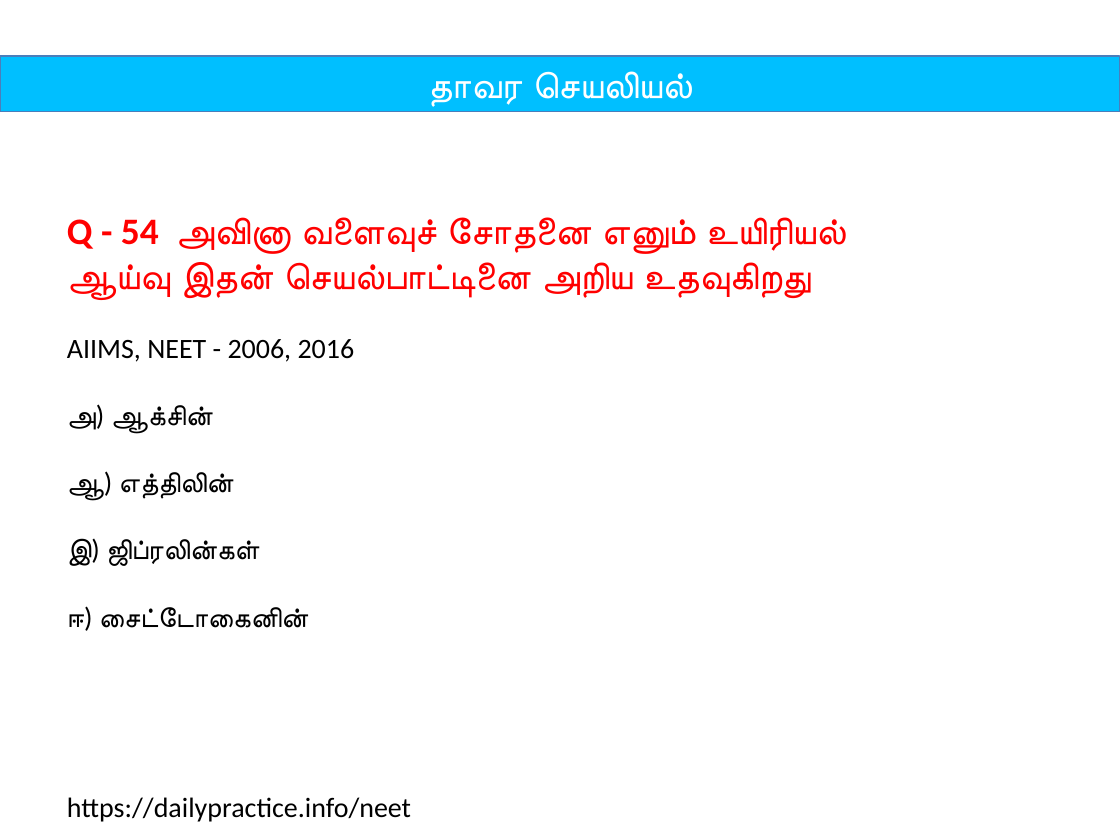
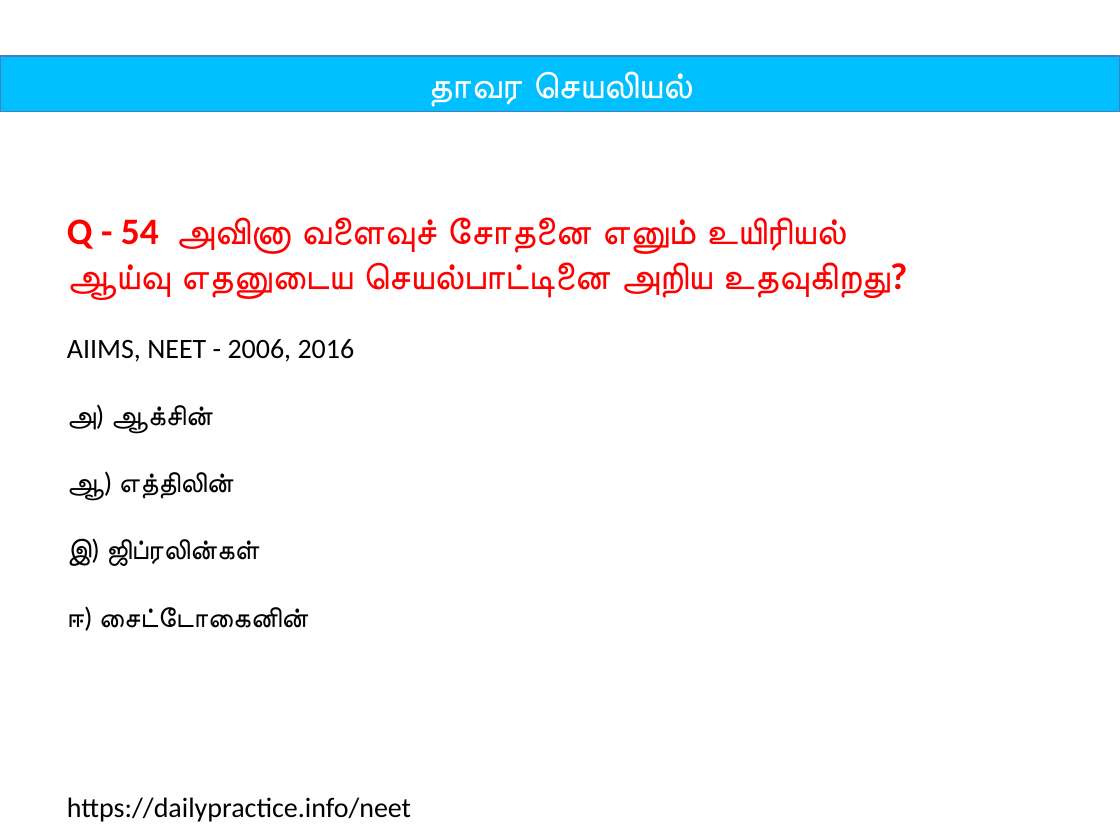
Before and after one commit to tvmani/tvmani.github.io, a slide deck: slide 108 of tamil_biology/unit_05_plant_physiology.pptx. Drawn at 1120x840 pixels with LibreOffice and Linux fonts; fonts in the diff are those of the drawing. Boxes give left, top, right and bottom in pixels: in the first picture for what was removed or moved away, otherwise in the second. Text is boxed around its words. In the diff, an @@ line names an element or a change of style, - is before the commit and + after.

```diff
--- a/tamil_biology/unit_05_plant_physiology.pptx
+++ b/tamil_biology/unit_05_plant_physiology.pptx
@@ text at (x1=67, y1=217, x2=907, y2=300): text changed @@
-Q - 54 அவினா வளைவுச் சோதனை எனும் உயிரியல் ஆய்வு இதன் செயல்பாட்டினை அறிய உதவுகிறது
+Q - 54 அவினா வளைவுச் சோதனை எனும் உயிரியல் ஆய்வு எதனுடைய செயல்பாட்டினை அறிய உதவுகிறது?
```
Also in this commit, not shown: 39 other slides changed, 2 other files.
